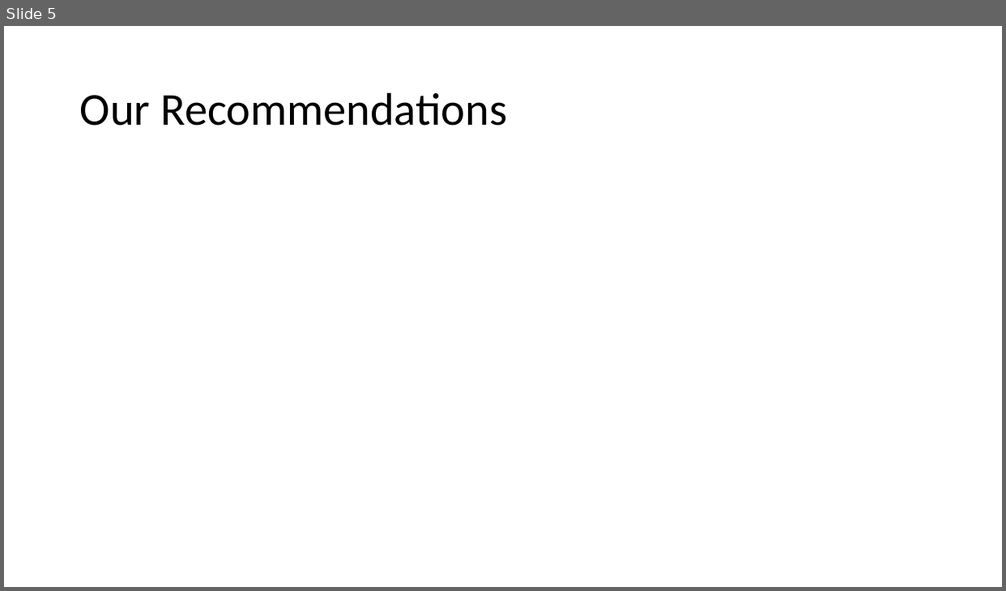
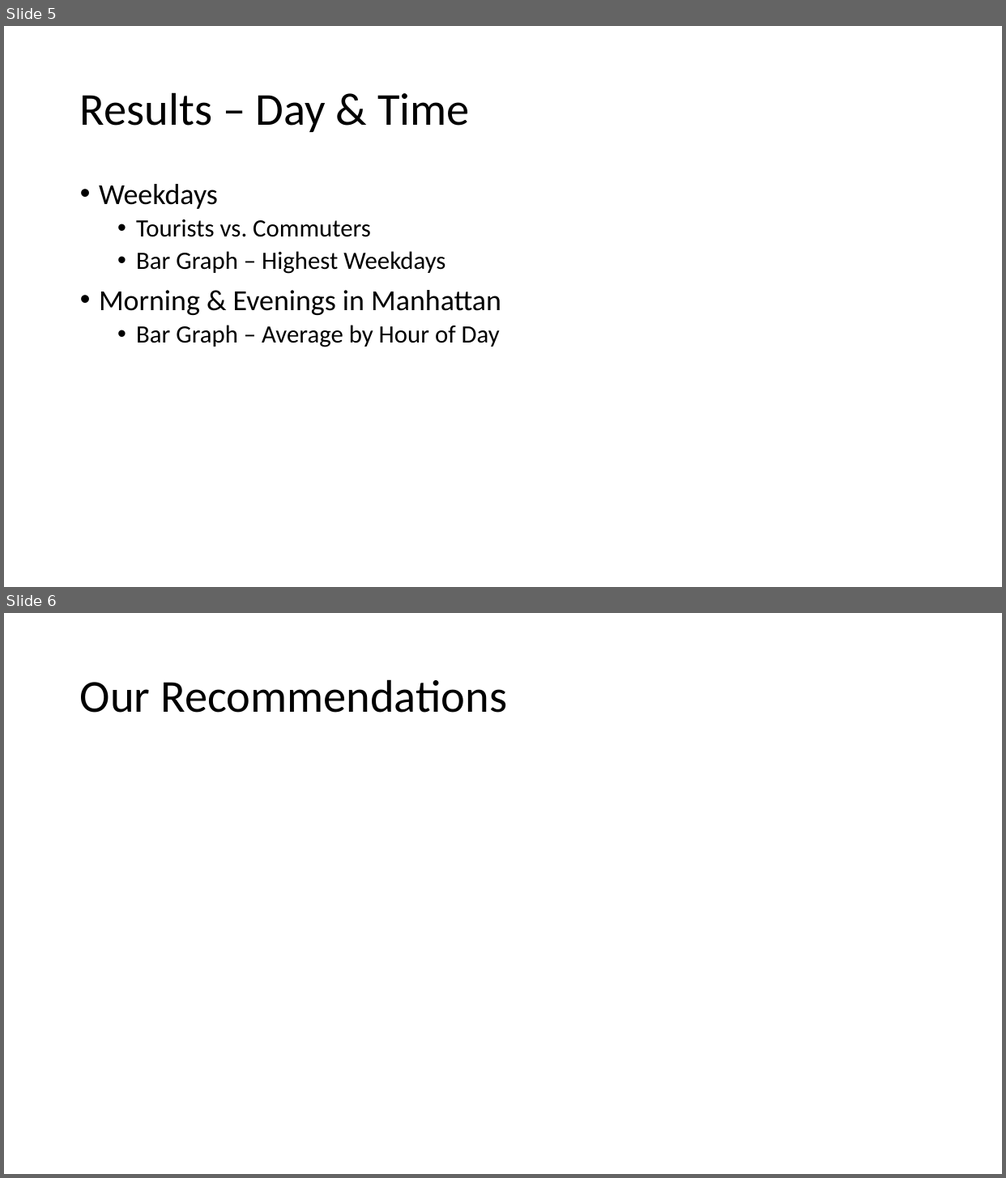
Before and after one commit to cruzkat/Project_01, a slide deck: WTWY_GalaPresentation.pptx. Shown one above the other, each under a label of ours: slide 5 before the commit, slides 5 and 6 after it. The pictures are 1006x591 and 1006x1178 pixels, drawn with LibreOffice and Linux fonts; fonts in the diff are those of the drawing. Boxes give left, top, right and bottom in pixels: in the first picture for what was removed or moved away, otherwise in the second. Text is boxed around its words. In the diff, an @@ line names an element or a change of style, - is before the commit and + after.

```diff
--- a/WTWY_GalaPresentation.pptx
+++ b/WTWY_GalaPresentation.pptx
@@ slide 5 added at (4,26,1002,587), background #FFFFFF @@
@@ title added at (80,92,470,132), 44 pt, text #000000 @@
+Results – Day & Time
@@ text added at (99,184,501,348), 24 pt, text #000000 @@
+• Weekdays
+  • Tourists vs. Commuters
+  • Bar Graph – Highest Weekdays
+• Morning & Evenings in Manhattan
+  • Bar Graph – Average by Hour of Day
@@ what was slide 5 is now slide 6 @@
```
Also in this commit, not shown: 4 slides changed, 1 other slide added, 1 slide removed, 5 other files.
